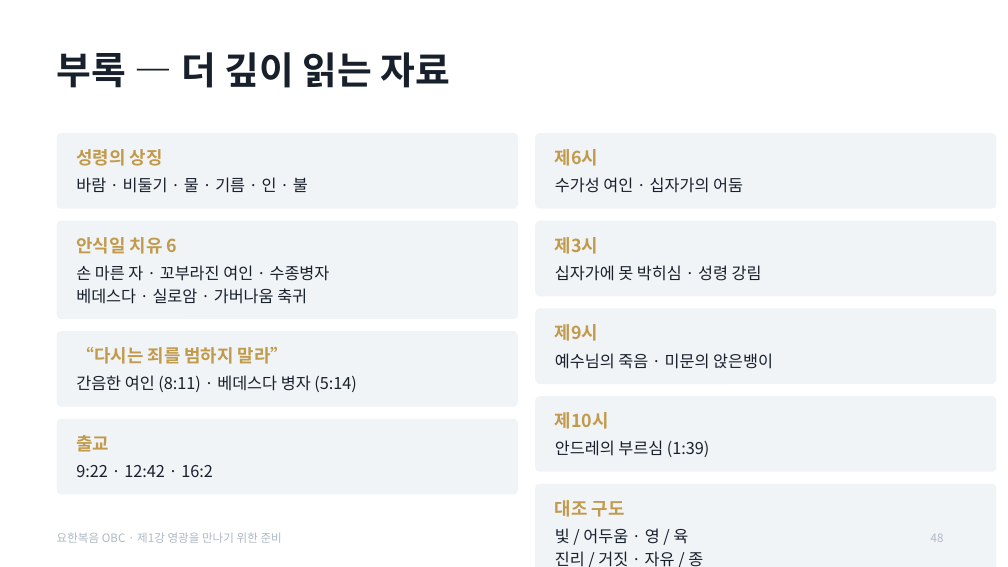
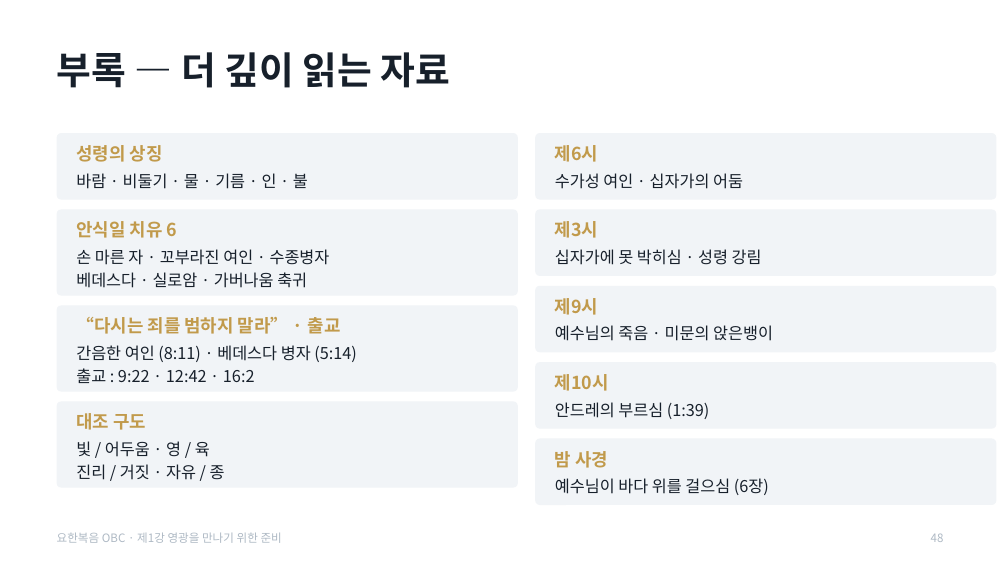
Before and after one commit to mio-modu/bible_GospelofJohn, a slide deck: slide 48 of dist/요한복음_1강_영광을_만나기_위한_준비.pptx. Drawn at 1008x567 pixels with LibreOffice and Linux fonts; fonts in the diff are those of the drawing. Boxes give left, top, right and bottom in pixels: in the first picture for what was removed or moved away, otherwise in the second. Text is boxed around its words. In the diff, an @@ line names an element or a change of style, - is before the commit and + after.

```diff
--- a/dist/요한복음_1강_영광을_만나기_위한_준비.pptx
+++ b/dist/요한복음_1강_영광을_만나기_위한_준비.pptx
@@ rounded rectangle: place and size @@
-rounded rectangle at (57, 133, 518, 209)
+rounded rectangle at (57, 133, 518, 200)
@@ text "성령의 상징": place and size @@
-text "성령의 상징" at (76, 149, 163, 166)
+text "성령의 상징" at (76, 145, 163, 162)
@@ rounded rectangle: place and size @@
-rounded rectangle at (535, 133, 997, 209)
+rounded rectangle at (535, 133, 997, 200)
@@ text "제6시": place and size @@
-text "제6시" at (555, 149, 598, 166)
+text "제6시" at (555, 145, 598, 162)
@@ text "바람 · 비둘기 · 물 ...": place and size @@
-text "바람 · 비둘기 · 물 ..." at (76, 177, 308, 193)
+text "바람 · 비둘기 · 물 ..." at (76, 173, 308, 189)
@@ text "수가성 여인 · 십자가의 어둠": place and size @@
-text "수가성 여인 · 십자가의 어둠" at (555, 177, 743, 193)
+text "수가성 여인 · 십자가의 어둠" at (555, 173, 743, 189)
@@ rounded rectangle: place and size @@
-rounded rectangle at (57, 221, 518, 319)
+rounded rectangle at (57, 209, 518, 296)
@@ rounded rectangle: place and size @@
-rounded rectangle at (535, 221, 997, 296)
+rounded rectangle at (535, 209, 997, 276)
@@ text "손 마른 자 · 꼬부라진 ...": place and size @@
-text "손 마른 자 · 꼬부라진 ..." at (76, 265, 330, 304)
+text "손 마른 자 · 꼬부라진 ..." at (76, 249, 330, 288)
@@ 3 texts: place and size @@
-3 texts at (76, 237, 762, 281)
+3 texts at (76, 221, 762, 265)
@@ rounded rectangle: place and size @@
-rounded rectangle at (535, 309, 997, 384)
+rounded rectangle at (535, 286, 997, 352)
@@ text "제9시": place and size @@
-text "제9시" at (555, 324, 598, 341)
+text "제9시" at (555, 298, 598, 315)
@@ rounded rectangle: place and size @@
-rounded rectangle at (57, 331, 518, 407)
+rounded rectangle at (57, 306, 518, 392)
@@ text at (76, 317, 341, 334): text changed @@
-“다시는 죄를 범하지 말라”
+“다시는 죄를 범하지 말라” · 출교
@@ text "예수님의 죽음 · 미문의 앉은뱅이": place and size @@
-text "예수님의 죽음 · 미문의 앉은뱅이" at (555, 353, 773, 369)
+text "예수님의 죽음 · 미문의 앉은뱅이" at (555, 325, 773, 341)
@@ text "간음한 여인 (8:11) · 베데스다 ...": place and size @@
-text "간음한 여인 (8:11) · 베데스다 ..." at (76, 375, 357, 392)
+text "간음한 여인 (8:11) · 베데스다 ..." at (76, 345, 357, 383)
@@ text at (76, 368, 255, 383): paragraph added @@
+출교 : 9:22 · 12:42 · 16:2
@@ rounded rectangle: place and size @@
-rounded rectangle at (535, 396, 997, 472)
+rounded rectangle at (535, 362, 997, 429)
@@ text "제10시": place and size @@
-text "제10시" at (555, 412, 609, 429)
+text "제10시" at (555, 374, 609, 391)
@@ rounded rectangle: place and size @@
-rounded rectangle at (57, 419, 518, 495)
+rounded rectangle at (57, 402, 518, 488)
@@ text "대조 구도": place and size @@
-text "대조 구도" at (555, 500, 625, 517)
+text "대조 구도" at (76, 413, 146, 430)
@@ text "안드레의 부르심 (1:39)": place and size @@
-text "안드레의 부르심 (1:39)" at (555, 440, 710, 457)
+text "안드레의 부르심 (1:39)" at (555, 402, 710, 419)
@@ text "빛 / 어두움 · 영 ...": place and size @@
-text "빛 / 어두움 · 영 ..." at (555, 528, 703, 567)
+text "빛 / 어두움 · 영 ..." at (76, 441, 225, 480)
@@ text removed at (76, 435, 109, 452) @@
-출교
@@ proportions changed in 9 elements at (57, 133, 518, 200), (535, 133, 997, 200), (57, 402, 518, 488), (535, 209, 997, 276), (57, 209, 518, 296), (57, 306, 518, 392), (535, 286, 997, 352), (535, 362, 997, 429), (535, 439, 997, 505) @@
@@ rounded rectangle: place and size @@
-rounded rectangle at (535, 484, 997, 567)
+rounded rectangle at (535, 439, 997, 505)
@@ text removed at (76, 465, 213, 477) @@
-9:22 · 12:42 · 16:2
@@ text added at (555, 451, 608, 468), 17 pt, text #C19A4B, bold @@
+밤 사경
@@ text added at (555, 478, 769, 495), 15.5 pt, text #17202B @@
+예수님이 바다 위를 걸으심 (6장)
```
Also in this commit, not shown: 12 other slides changed, 5 other files.
